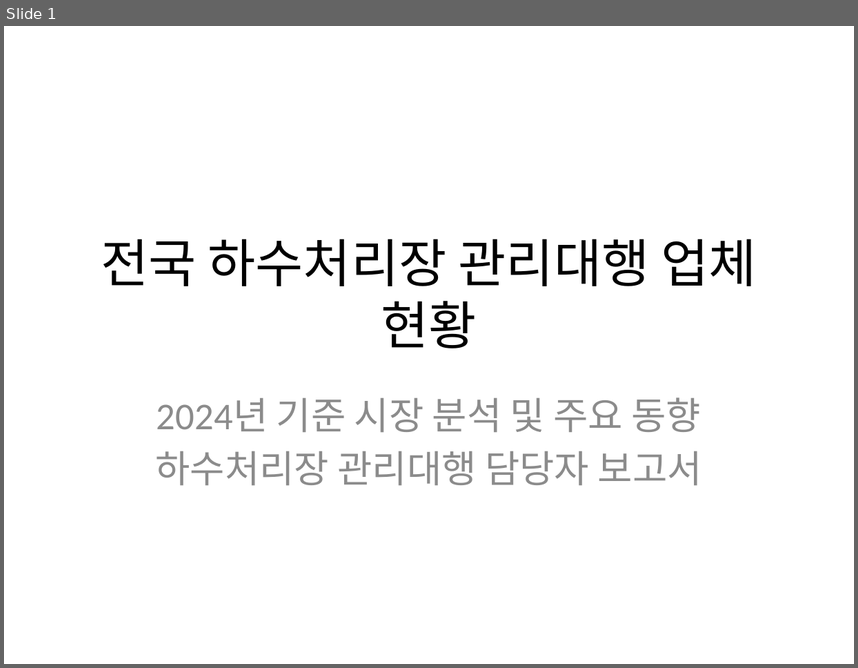
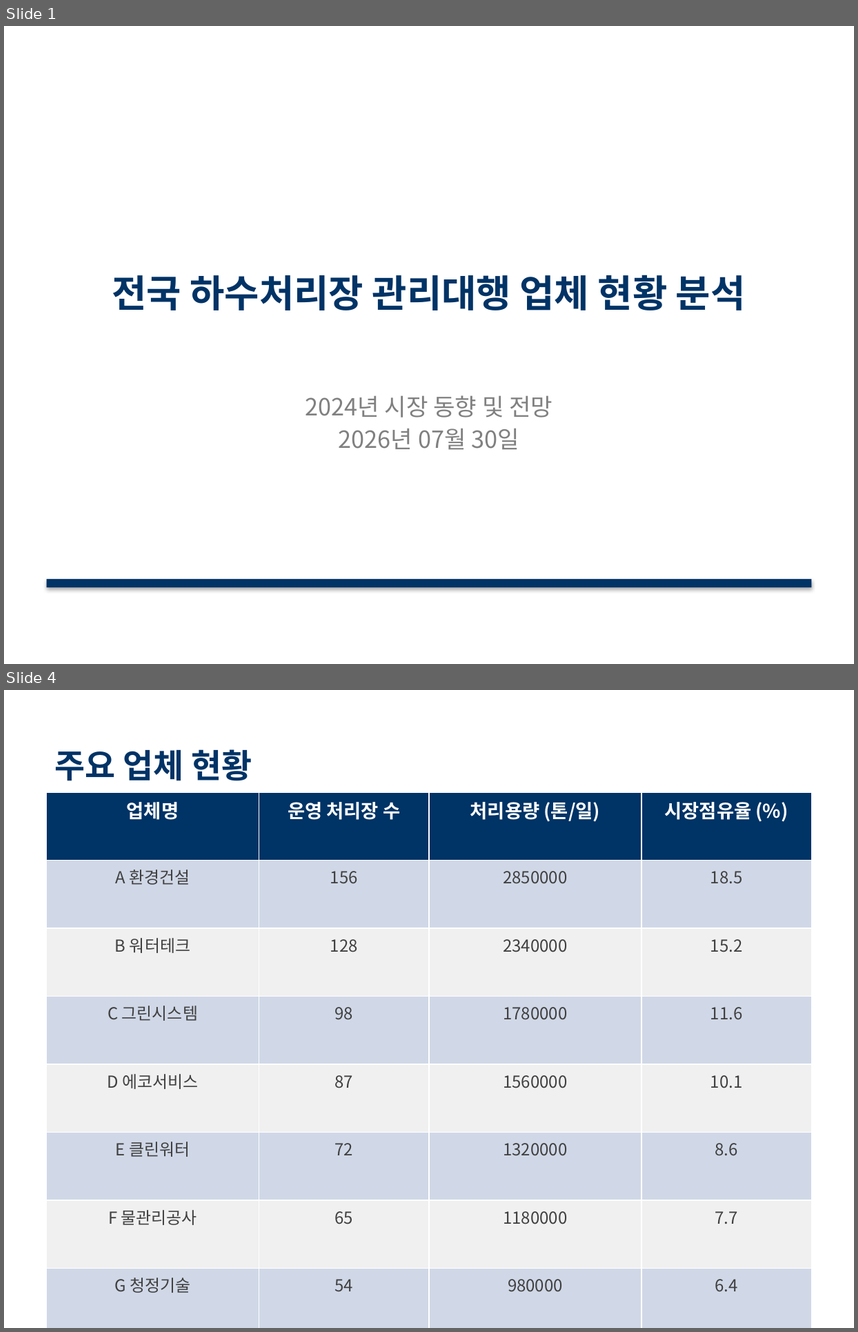
Before and after one commit to leeinho1983-rgb/my-first-project, a slide deck: 하수처리장_관리대행_업체_현황.pptx. Shown one above the other, each under a label of ours: slide 1 before the commit, slides 1 and 4 after it; the slides between them are not shown. The pictures are 858x668 and 858x1332 pixels, drawn with LibreOffice and Linux fonts; fonts in the diff are those of the drawing. Boxes give left, top, right and bottom in pixels: in the first picture for what was removed or moved away, otherwise in the second. Text is boxed around its words. In the diff, an @@ line names an element or a change of style, - is before the commit and + after.

```diff
--- a/하수처리장_관리대행_업체_현황.pptx
+++ b/하수처리장_관리대행_업체_현황.pptx
@@ slide 4 added at <box>4,690,854,1328</box>, background #FFFFFF @@
@@ text added at <box>55,749,252,781</box>, 28 pt, text #003366, bold @@
+주요 업체 현황
@@ table added at <box>47,792,811,1328</box>, 9 rows, 4 columns @@
+업체명 | 운영 처리장 수 | 처리용량 (톤/일) | 시장점유율 (%)
+A 환경건설 | 156 | 2850000 | 18.5
+B 워터테크 | 128 | 2340000 | 15.2
+C 그린시스템 | 98 | 1780000 | 11.6
+D 에코서비스 | 87 | 1560000 | 10.1
+E 클린워터 | 72 | 1320000 | 8.6
+F 물관리공사 | 65 | 1180000 | 7.7
+G 청정기술 | 54 | 980000 | 6.4
+H 환경개발 | 48 | 870000 | 5.7
@@ slide 1 changed as well @@
@@ title at <box>112,274,746,310</box>: text changed; size 44 to 32 pt; font Calibri to Noto Sans CJK KR; text colour #000000 to #003366; bold on @@
-전국 하수처리장 관리대행 업체 현황
+전국 하수처리장 관리대행 업체 현황 분석
@@ subtitle at <box>305,395,553,450</box>: text changed; size 32 to 20 pt; font Calibri to Noto Sans CJK KR; text colour #8C8C8C to #808080 @@
-2024년 기준 시장 분석 및 주요 동향
-하수처리장 관리대행 담당자 보고서
+2024년 시장 동향 및 전망
+2026년 07월 30일
@@ rectangle added at <box>47,579,811,587</box>, fill #003366 @@
```
Also in this commit, not shown: 4 other slides changed, 4 other slides added, 5 slides removed, 2 other files.
